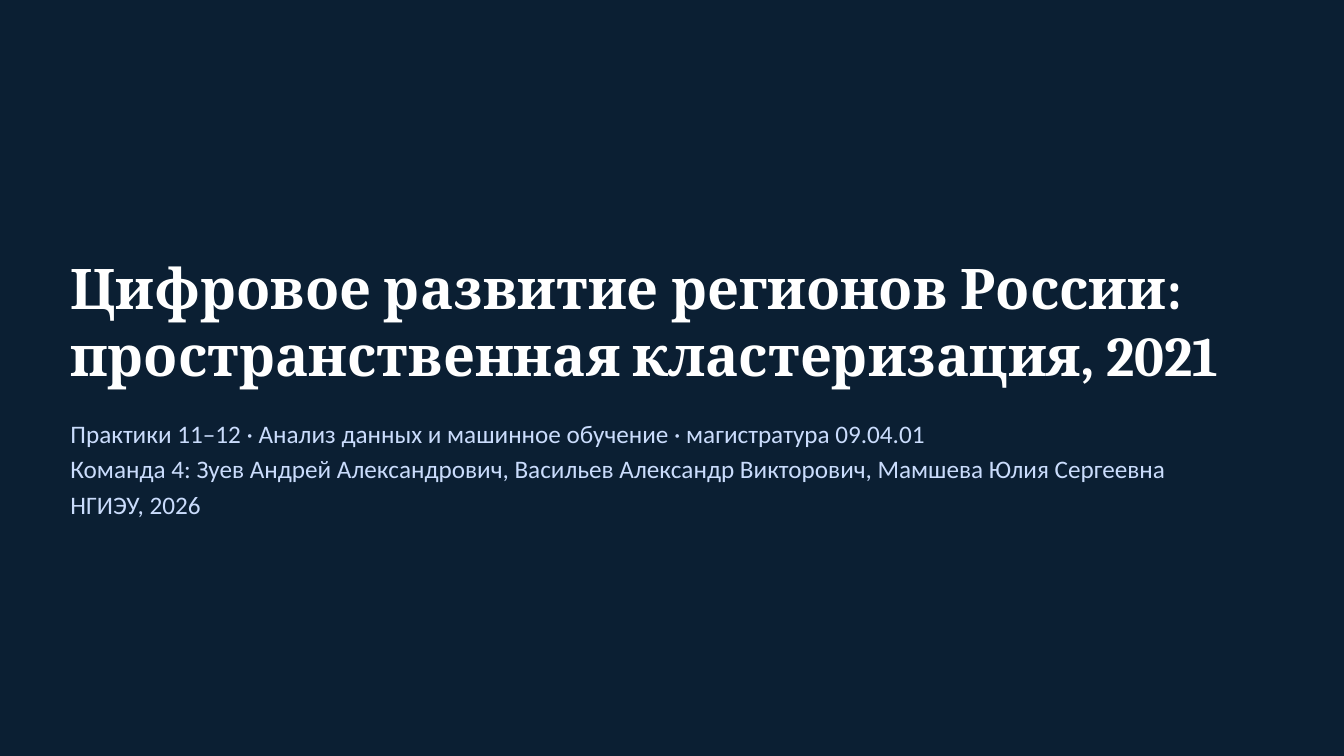
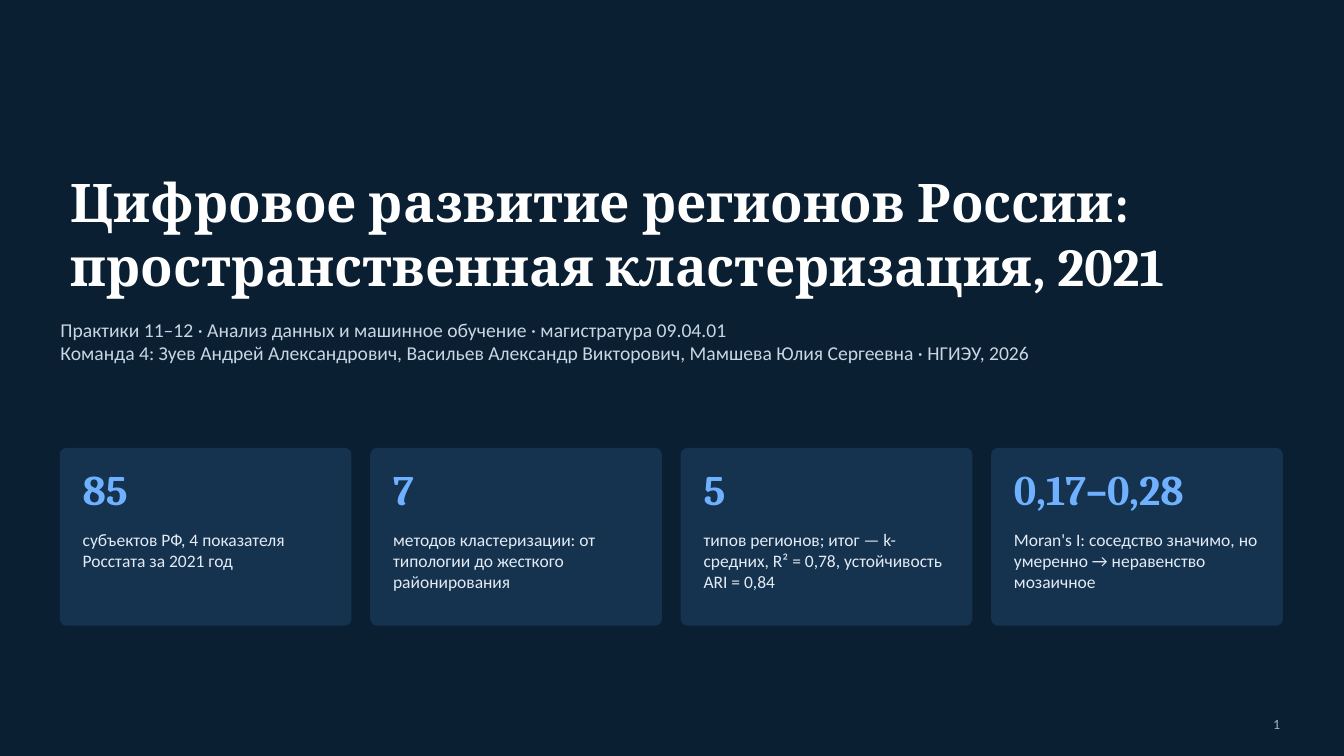
Before and after one commit to MKudryash/regions_collection, a slide deck: slide 1 of presentation/team4_digital_regions_2021.pptx. Drawn at 1344x756 pixels with LibreOffice and Linux fonts; fonts in the diff are those of the drawing. Boxes give left, top, right and bottom in pixels: in the first picture for what was removed or moved away, otherwise in the second. Text is boxed around its words. In the diff, an @@ line names an element or a change of style, - is before the commit and + after.

```diff
--- a/presentation/team4_digital_regions_2021.pptx
+++ b/presentation/team4_digital_regions_2021.pptx
@@ title "Цифровое развитие регионов России: пространственная ...": place and size @@
-title "Цифровое развитие регионов России: пространственная ..." at <box>70,266,1218,390</box>
+title "Цифровое развитие регионов России: пространственная ..." at <box>70,181,1164,299</box>
@@ title "Цифровое развитие регионов России: пространственная ..." at <box>70,181,1164,299</box>: size 40 to 38 pt @@
@@ text at <box>60,323,726,340</box>: size 18 to 14 pt, text colour #CADCFC to #C9D6E3 in "Практики 11–12 · Анализ данных и машинное ..."; less space between paragraphs @@
@@ text "Практики 11–12 · Анализ данных ...": place and size @@
-text "Практики 11–12 · Анализ данных ..." at <box>70,426,1165,517</box>
+text "Практики 11–12 · Анализ данных ..." at <box>60,323,1029,363</box>
@@ text at <box>60,346,1029,363</box>: text changed; size 18 to 14 pt; text colour #CADCFC to #C9D6E3 @@
-Команда 4: Зуев Андрей Александрович, Васильев Александр Викторович, Мамшева Юлия Сергеевна
-НГИЭУ, 2026
+Команда 4: Зуев Андрей Александрович, Васильев Александр Викторович, Мамшева Юлия Сергеевна · НГИЭУ, 2026
@@ rounded rectangle added at <box>60,449,351,625</box>, fill #15324F, outline #15324F 1 pt @@
@@ rounded rectangle added at <box>371,449,661,625</box>, fill #15324F, outline #15324F 1 pt @@
@@ rounded rectangle added at <box>682,449,972,625</box>, fill #15324F, outline #15324F 1 pt @@
@@ rounded rectangle added at <box>992,449,1282,625</box>, fill #15324F, outline #15324F 1 pt @@
@@ text added at <box>83,476,128,506</box>, 30 pt, text #6FB1FF, bold @@
+85
@@ text added at <box>393,477,414,506</box>, 30 pt, text #6FB1FF, bold @@
+7
@@ text added at <box>704,477,726,506</box>, 30 pt, text #6FB1FF, bold @@
+5
@@ text added at <box>1014,476,1184,511</box>, 30 pt, text #6FB1FF, bold @@
+0,17–0,28
@@ text added at <box>83,534,284,570</box>, 12.5 pt, text #E3EBF3 @@
+субъектов РФ, 4 показателя Росстата за 2021 год
@@ text added at <box>393,537,595,591</box>, 12.5 pt, text #E3EBF3 @@
+методов кластеризации: от типологии до жесткого районирования
@@ text added at <box>704,534,942,590</box>, 12.5 pt, text #E3EBF3 @@
+типов регионов; итог — k-средних, R² = 0,78, устойчивость ARI = 0,84
@@ text added at <box>1014,534,1258,588</box>, 12.5 pt, text #E3EBF3 @@
+Moran's I: соседство значимо, но умеренно → неравенство мозаичное
@@ page number added at <box>1273,720,1280,729</box>, 10 pt, text #9FB3C8 @@
+1
```
Also in this commit, not shown: 9 other slides changed, 6 slides added, 3 slides removed, 3 other files.
